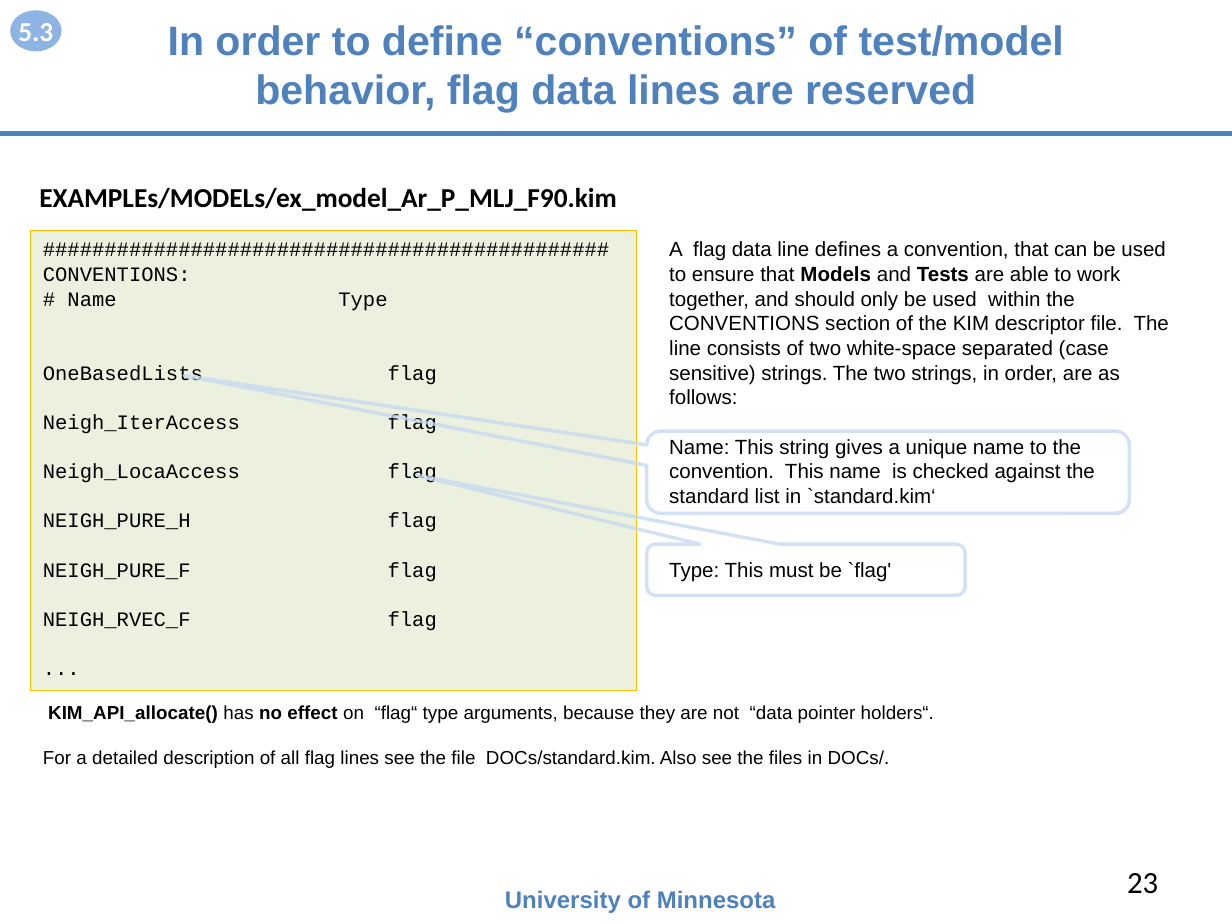
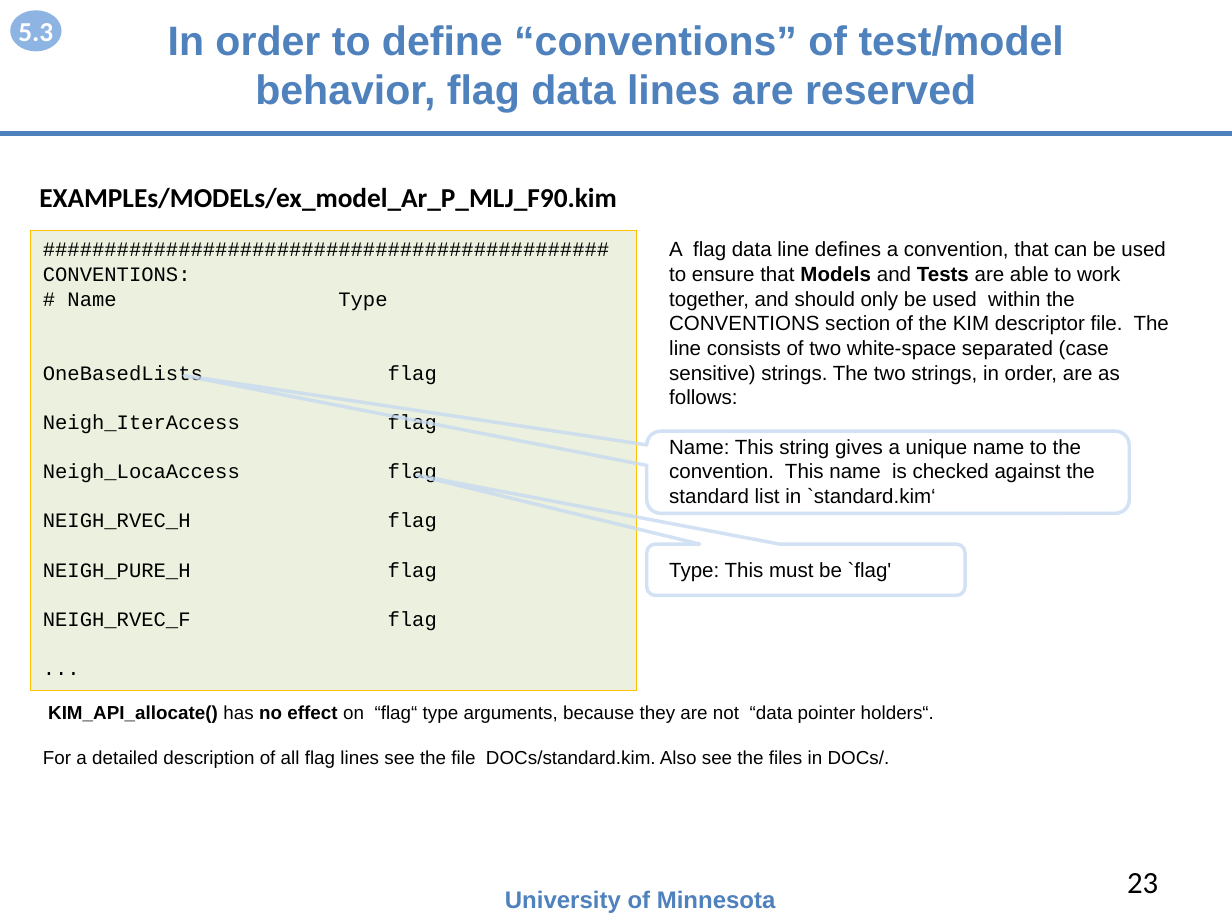
Before and after one commit to openkim/kim-api, a slide deck: slide 23 of DOCs/openkim-api-introduction.pptx. Drawn at 1232x924 pixels with LibreOffice and Linux fonts; fonts in the diff are those of the drawing. Boxes give left, top, right and bottom in pixels: in the first picture for what was removed or moved away, otherwise in the second. Text is boxed around its words. In the diff, an @@ line names an element or a change of style, - is before the commit and + after.

```diff
--- a/DOCs/openkim-api-introduction.pptx
+++ b/DOCs/openkim-api-introduction.pptx
@@ text in rectangle at bbox=[43, 513, 437, 532]: paragraph added @@
+NEIGH_RVEC_H flag
@@ text in rectangle at bbox=[43, 562, 437, 582]: paragraph removed @@
-NEIGH_PURE_F flag
```
Also in this commit, not shown: 7 other slides changed, 1 slide added, 1 other file.
